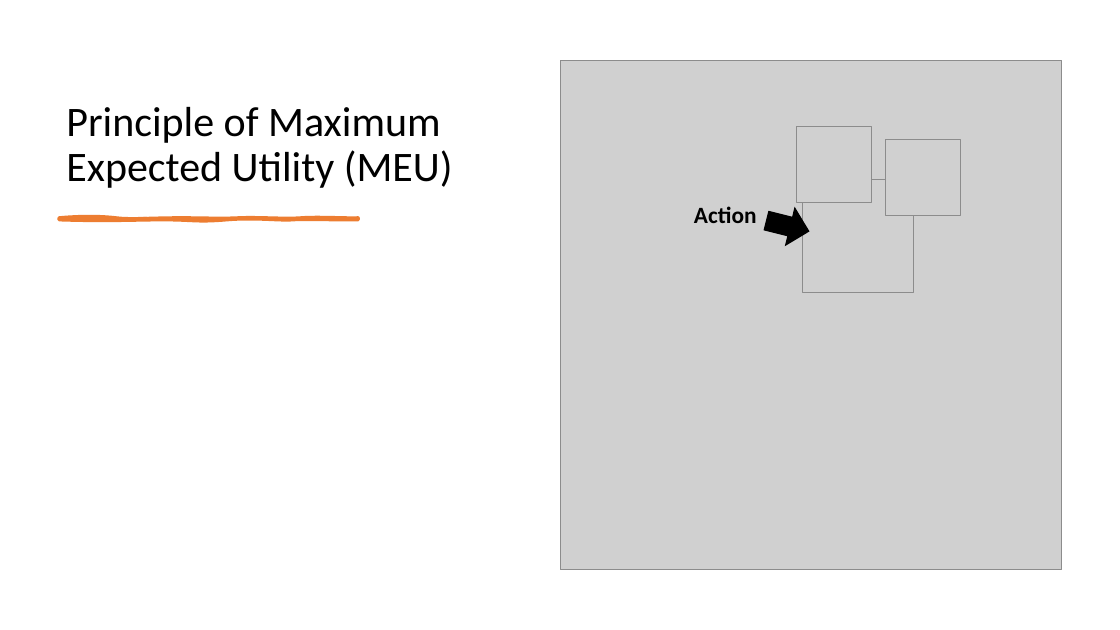
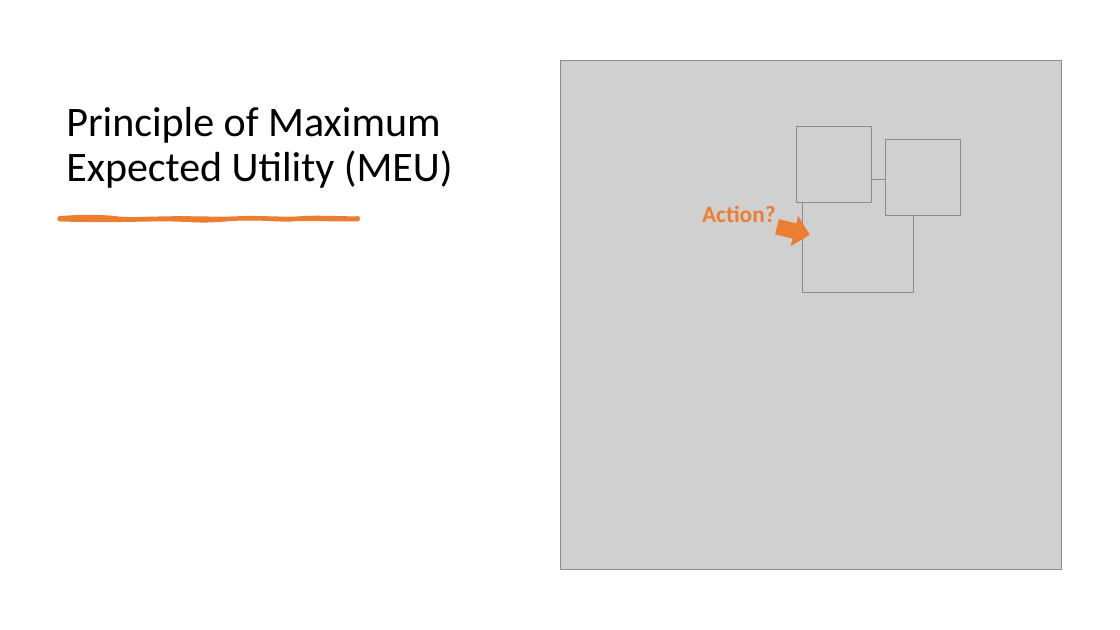
Before and after one commit to mhahsler/CS7320-AI, a slide deck: slide 6 of slides/16_decision_making.pptx. Drawn at 1120x630 pixels with LibreOffice and Linux fonts; fonts in the diff are those of the drawing; grey boxes stand for pictures. Boxes give left, top, right and bottom in pixels: in the first picture for what was removed or moved away, otherwise in the second. Text is boxed around its words. In the diff, an @@ line names an element or a change of style, - is before the commit and + after.

```diff
--- a/slides/16_decision_making.pptx
+++ b/slides/16_decision_making.pptx
@@ text at bbox=[702, 205, 776, 222]: text changed; text colour #000000 to #ED7D31 @@
-Action
+Action?
@@ right arrow: place and size @@
-right arrow at bbox=[762, 202, 814, 249]
+right arrow at bbox=[773, 211, 813, 250]
@@ right arrow at bbox=[773, 211, 813, 250]: fill #000000 to #ED7D31; outline #000000 1 pt to none @@
```
Also in this commit, not shown: 5 other slides changed, 1 slide added, 1 slide removed, 3 other files.
